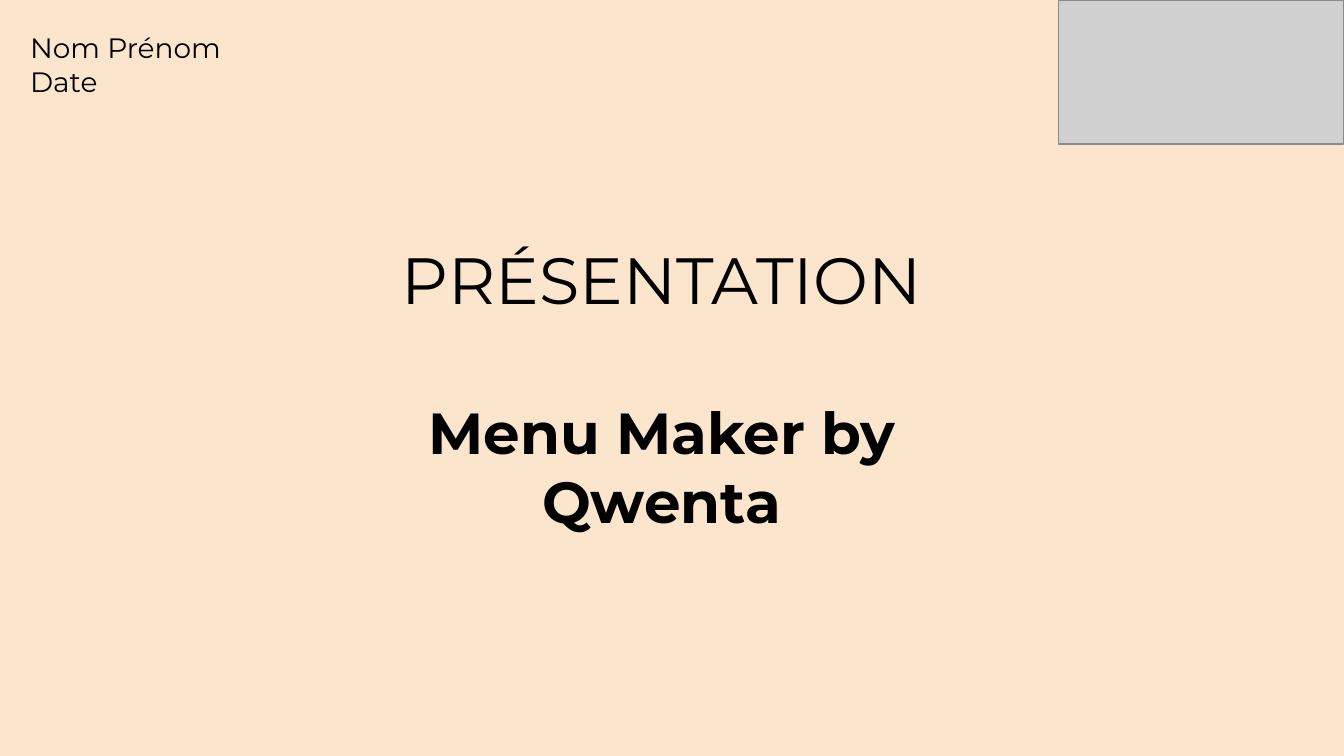
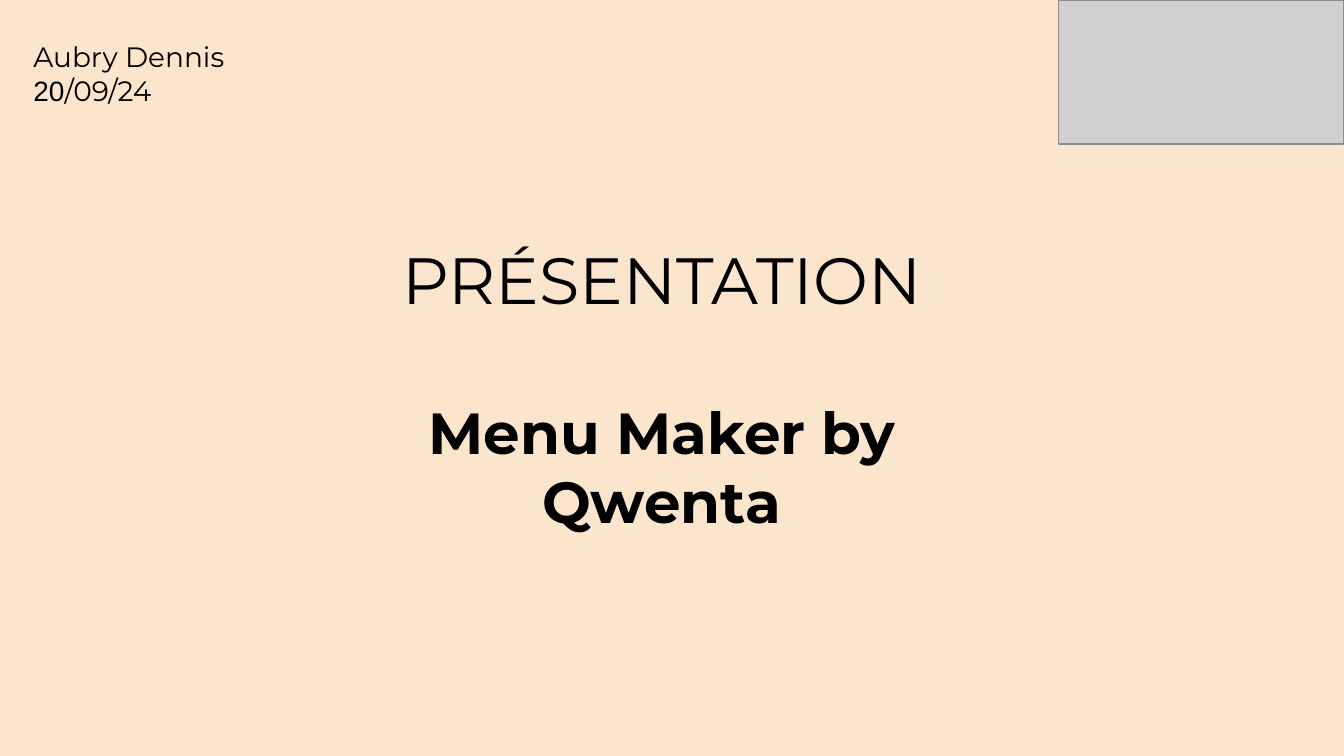
Before and after one commit to DennAmo/11, a slide deck: slide 1 of Aubry_Dennis_4_présentation.pptx. Drawn at 1344x756 pixels with LibreOffice and Linux fonts; fonts in the diff are those of the drawing; grey boxes stand for pictures. Boxes give left, top, right and bottom in pixels: in the first picture for what was removed or moved away, otherwise in the second. Text is boxed around its words. In the diff, an @@ line names an element or a change of style, - is before the commit and + after.

```diff
--- a/Aubry_Dennis_4_présentation.pptx
+++ b/Aubry_Dennis_4_présentation.pptx
@@ text at bbox=[33, 46, 224, 104]: text changed @@
-Nom Prénom
-Date
+Aubry Dennis
+20/09/24
```
Also in this commit, not shown: 4 other slides changed.
